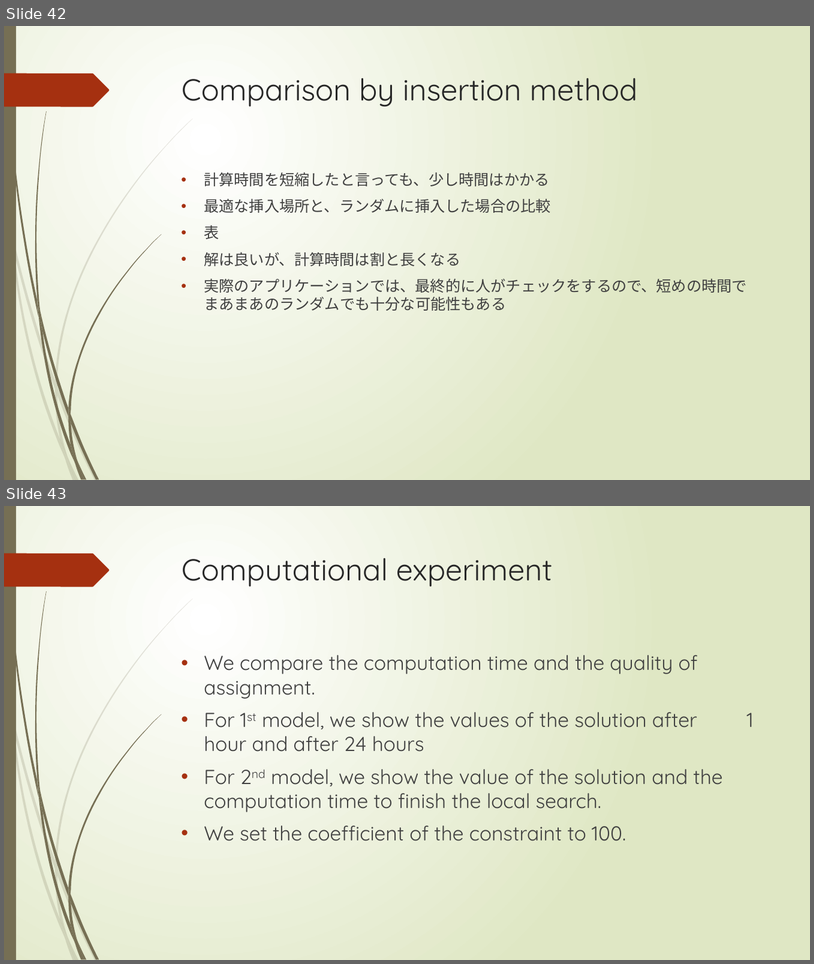
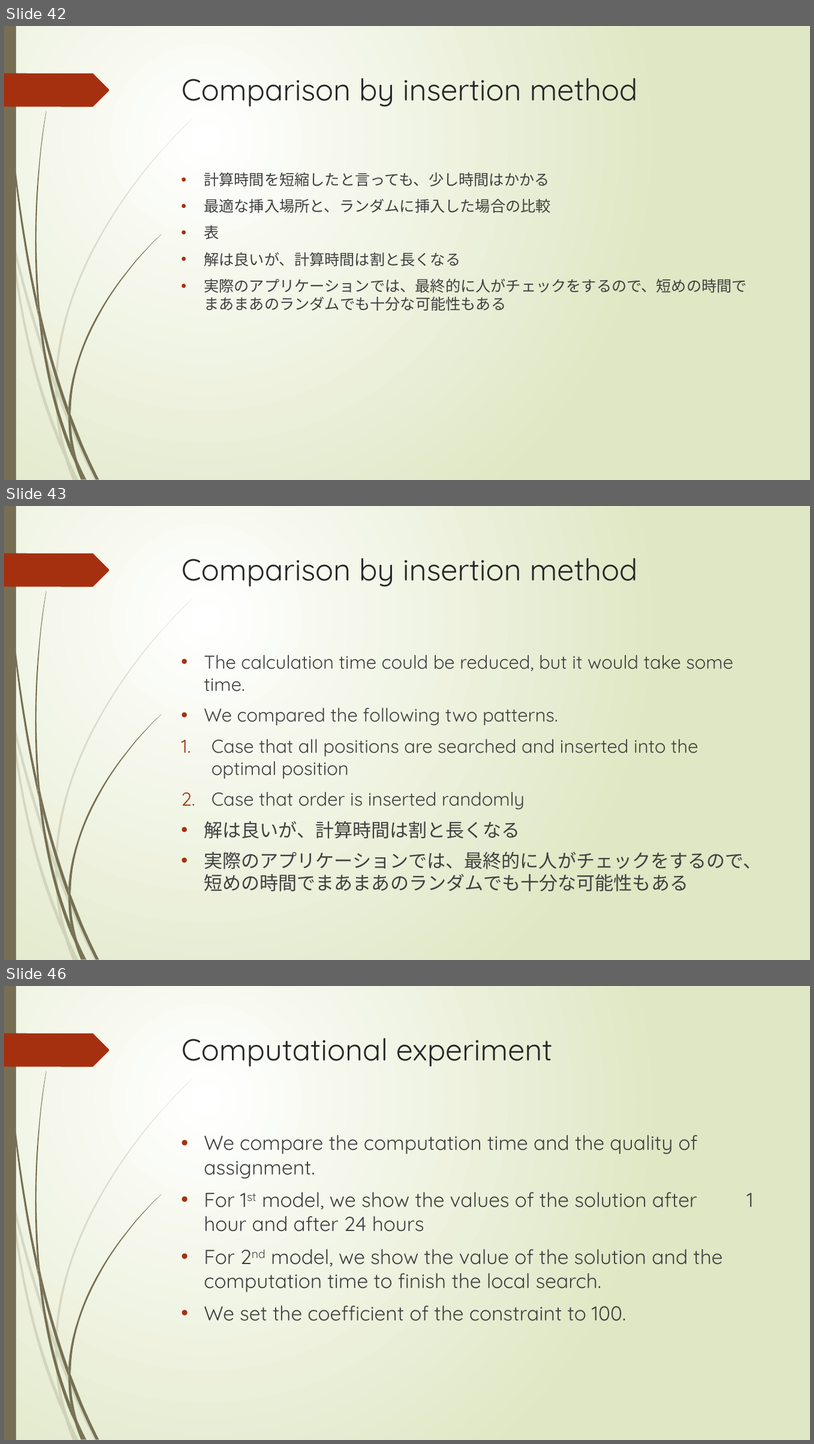
Before and after one commit to r-kurosu/kline_new, a slide deck: 竹田_修論発表.pptx. Shown one above the other, each under a label of ours: slides 42 and 43 before the commit, slides 42, 43 and 46 after it; the slides between them are not shown. The pictures are 814x964 and 814x1444 pixels, drawn with LibreOffice and Linux fonts; fonts in the diff are those of the drawing. Boxes give left, top, right and bottom in pixels: in the first picture for what was removed or moved away, otherwise in the second. Text is boxed around its words. In the diff, an @@ line names an element or a change of style, - is before the commit and + after.

Commit message:
挿入をランダムと最適位置にいれる2パターンの比較のスライドを追加した

```diff
--- a/竹田_修論発表.pptx
+++ b/竹田_修論発表.pptx
@@ slide 43 added at (4,506,810,960), background gradient #FFFFFF to #DFE8C4; not listed: 24 template elements that a slide beside it also shows @@
@@ title added at (182,558,638,586), 36 pt, text #262626 @@
+Comparison by insertion method
@@ text added at (204,655,762,891), 22.2 pt, text #404040 @@
+• The calculation time could be reduced, but it would take some time.
+• We compared the following two patterns.
+1. Case that all positions are searched and inserted into the optimal position
+2. Case that order is inserted randomly
+• 解は良いが、計算時間は割と長くなる
+• 実際のアプリケーションでは、最終的に人がチェックをするので、短めの時間でまあまあのランダムでも十分な可能性もある
@@ what was slide 43 is now slide 46 @@
```
Also in this commit, not shown: 2 other slides added.
